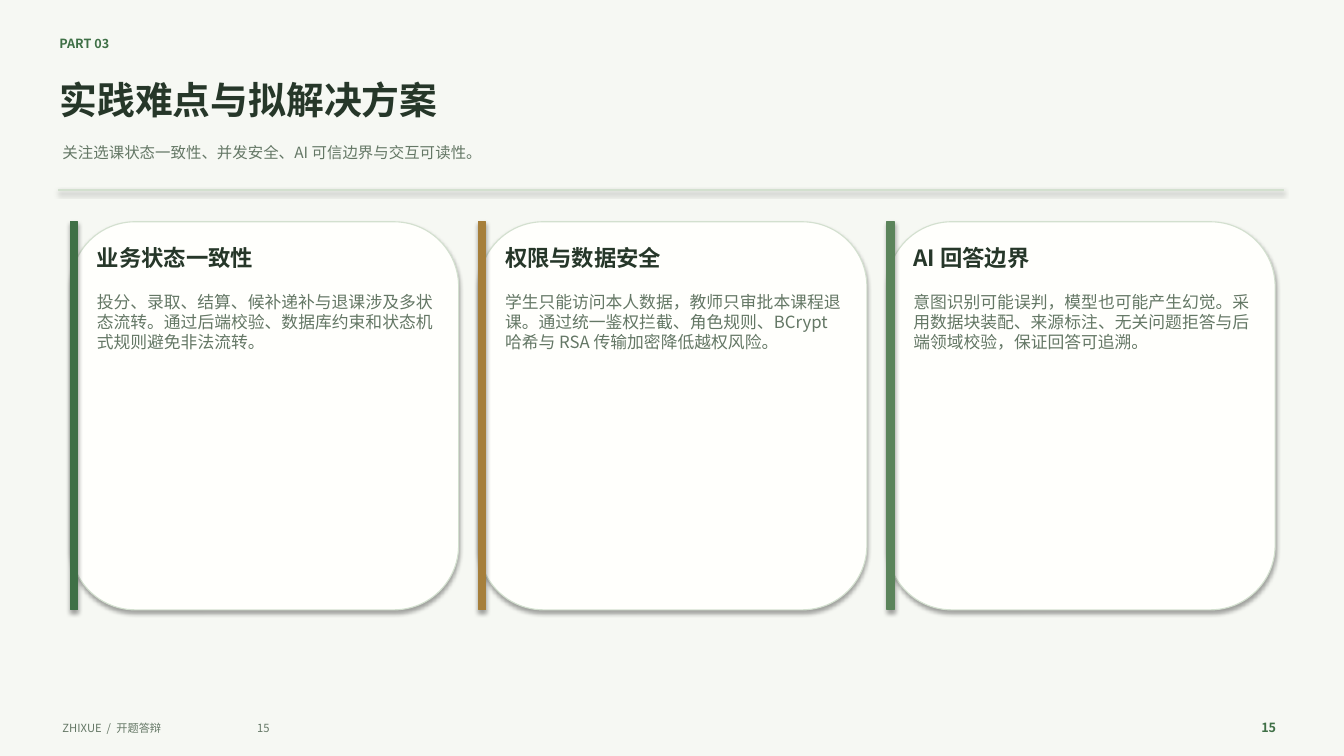
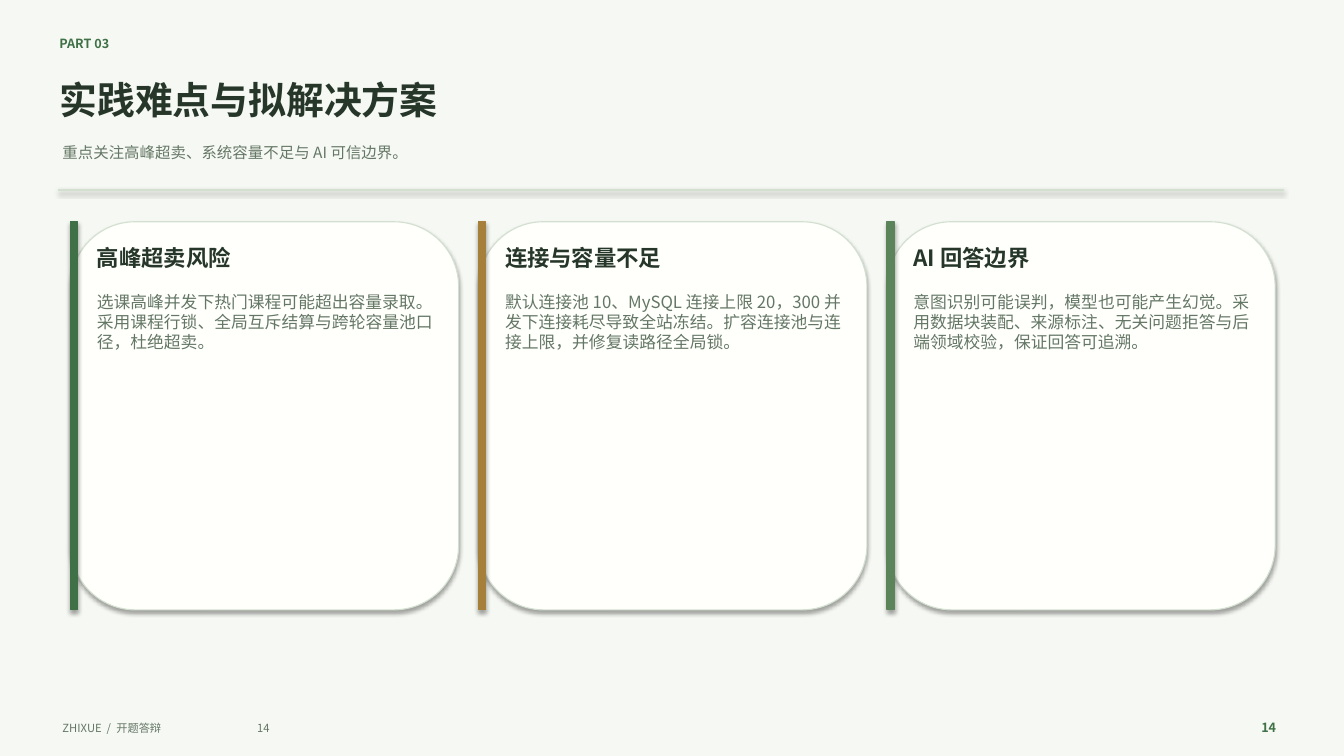
Before and after one commit to ghy366/--zhixue, a slide deck: slide 14 of docs/智学选课_开题答辩_浅色森林绿主题.pptx (slide 15 before the commit). Drawn at 1344x756 pixels with LibreOffice and Linux fonts; fonts in the diff are those of the drawing. Boxes give left, top, right and bottom in pixels: in the first picture for what was removed or moved away, otherwise in the second. Text is boxed around its words. In the diff, an @@ line names an element or a change of style, - is before the commit and + after.

```diff
--- a/docs/智学选课_开题答辩_浅色森林绿主题.pptx
+++ b/docs/智学选课_开题答辩_浅色森林绿主题.pptx
@@ text at box(62, 145, 408, 159): text changed @@
-关注选课状态一致性、并发安全、AI 可信边界与交互可读性。
+重点关注高峰超卖、系统容量不足与 AI 可信边界。
@@ text at box(97, 247, 231, 268): text changed @@
-业务状态一致性
+高峰超卖风险
@@ text at box(505, 247, 661, 268): text changed @@
-权限与数据安全
+连接与容量不足
@@ text at box(97, 294, 433, 350): text changed @@
-投分、录取、结算、候补递补与退课涉及多状态流转。通过后端校验、数据库约束和状态机式规则避免非法流转。
+选课高峰并发下热门课程可能超出容量录取。采用课程行锁、全局互斥结算与跨轮容量池口径，杜绝超卖。
@@ text at box(505, 294, 841, 350): text changed @@
-学生只能访问本人数据，教师只审批本课程退课。通过统一鉴权拦截、角色规则、BCrypt 哈希与 RSA 传输加密降低越权风险。
+默认连接池 10、MySQL 连接上限 20，300 并发下连接耗尽导致全站冻结。扩容连接池与连接上限，并修复读路径全局锁。
@@ text at box(62, 723, 269, 733): text changed @@
-ZHIXUE / 开题答辩 15
+ZHIXUE / 开题答辩 14
@@ text at box(1261, 722, 1276, 732): text changed @@
-15
+14
```
Also in this commit, not shown: 9 other slides changed, 1 slide removed.
